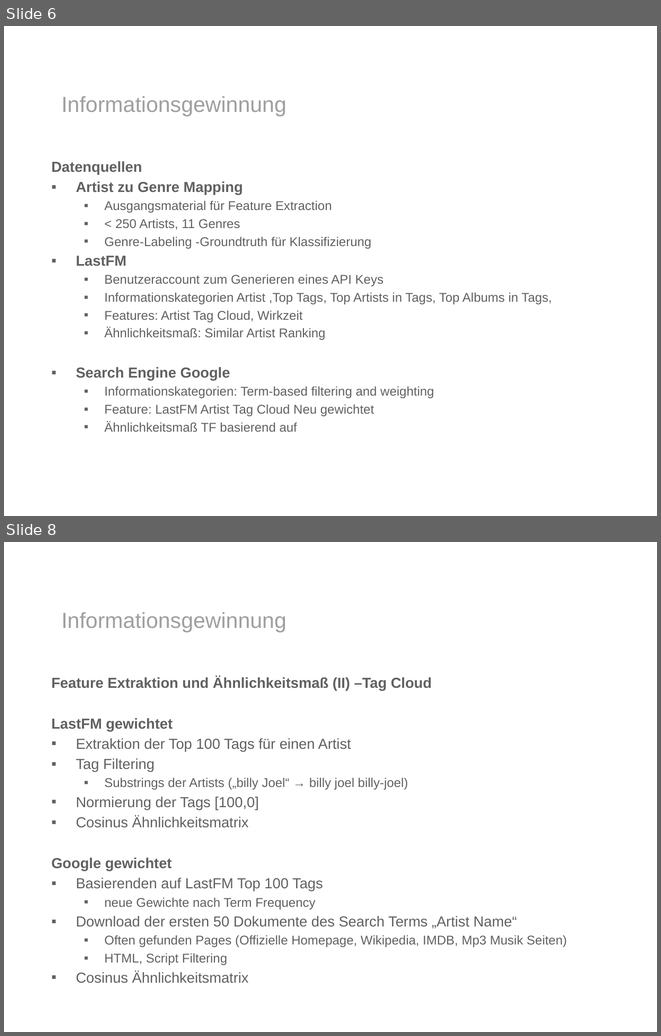
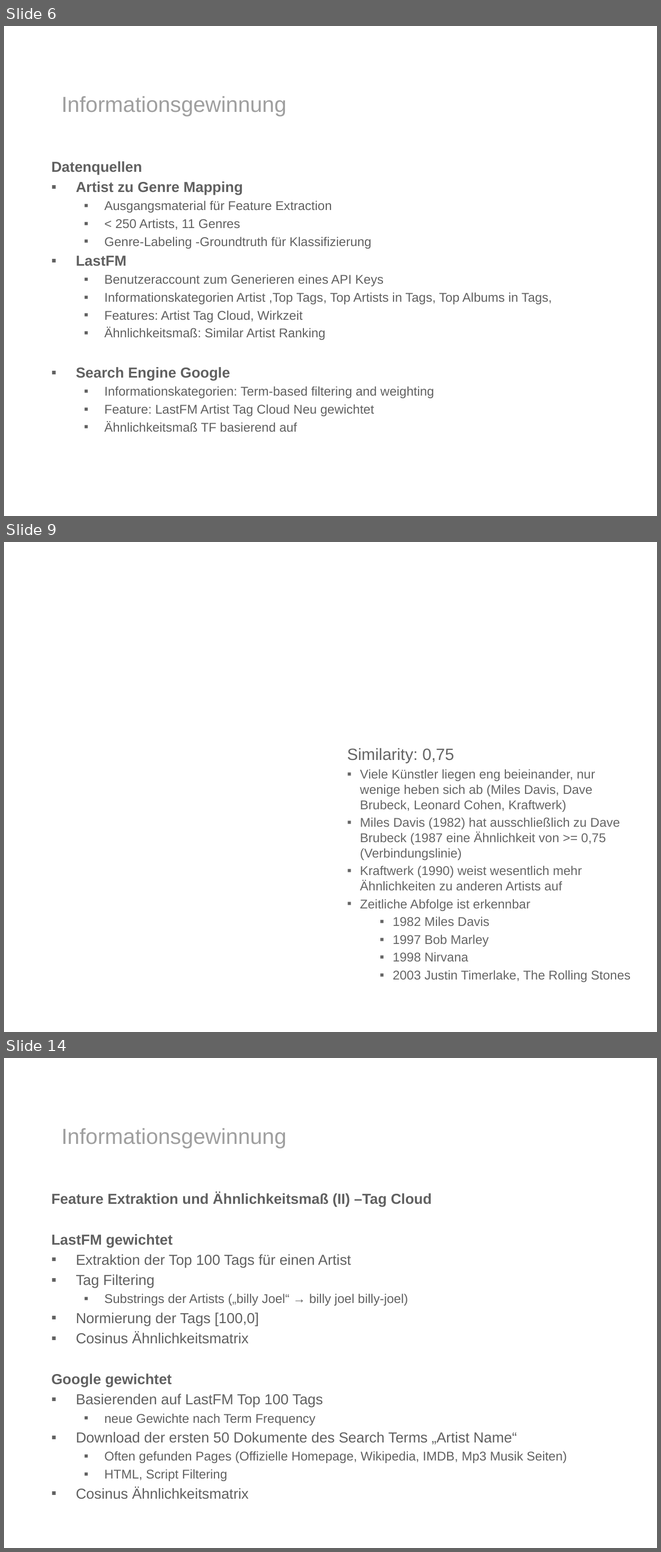
Before and after one commit to ohuguy/mirlastfm, a slide deck: presentation/presentation.pptx. Shown one above the other, each under a label of ours: slides 6 and 8 before the commit, slides 6, 9 and 14 after it; the slides between them are not shown. The pictures are 661x1036 and 661x1552 pixels, drawn with LibreOffice and Linux fonts; fonts in the diff are those of the drawing; background and template pictures are left out. Boxes give left, top, right and bottom in pixels: in the first picture for what was removed or moved away, otherwise in the second. Text is boxed around its words. In the diff, an @@ line names an element or a change of style, - is before the commit and + after.

```diff
--- a/presentation/presentation.pptx
+++ b/presentation/presentation.pptx
@@ slide 9 added at bbox=[4, 542, 657, 1032], background picture (left out) @@
@@ text added at bbox=[347, 748, 630, 982], 14 pt, text #656565 @@
+Similarity: 0,75
+▪ Viele Künstler liegen eng beieinander, nur wenige heben sich ab (Miles Davis, Dave Brubeck, Leonard Cohen, Kraftwerk)
+▪ Miles Davis (1982) hat ausschließlich zu Dave Brubeck (1987 eine Ähnlichkeit von >= 0,75 (Verbindungslinie)
+▪ Kraftwerk (1990) weist wesentlich mehr Ähnlichkeiten zu anderen Artists auf
+▪ Zeitliche Abfolge ist erkennbar
+  ▪ 1982 Miles Davis
+  ▪ 1997 Bob Marley
+  ▪ 1998 Nirvana
+  ▪ 2003 Justin Timerlake, The Rolling Stones
@@ what was slide 8 is now slide 14 @@
```
Also in this commit, not shown: 1 slide changed, 5 other slides added, 3 other files.
